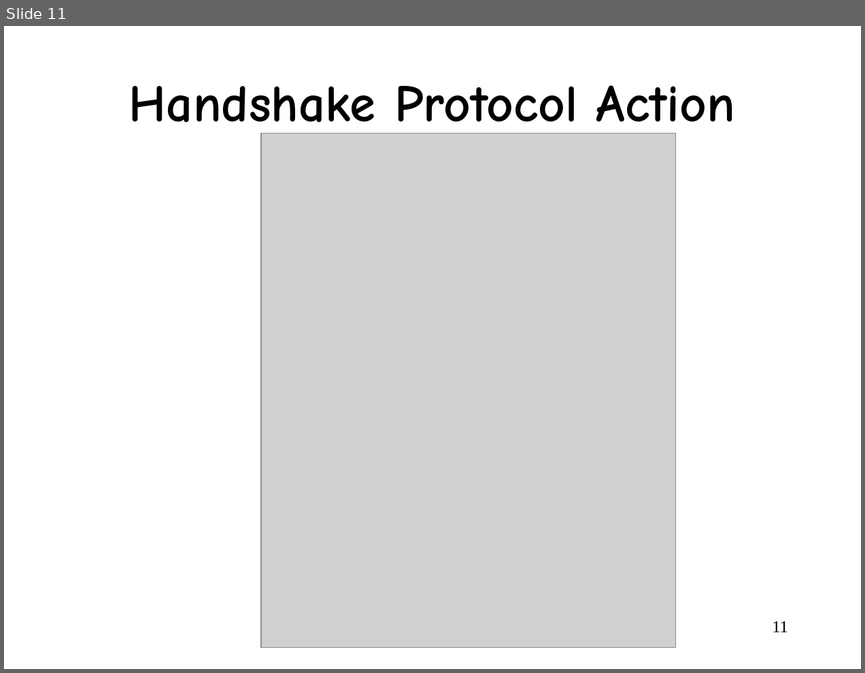
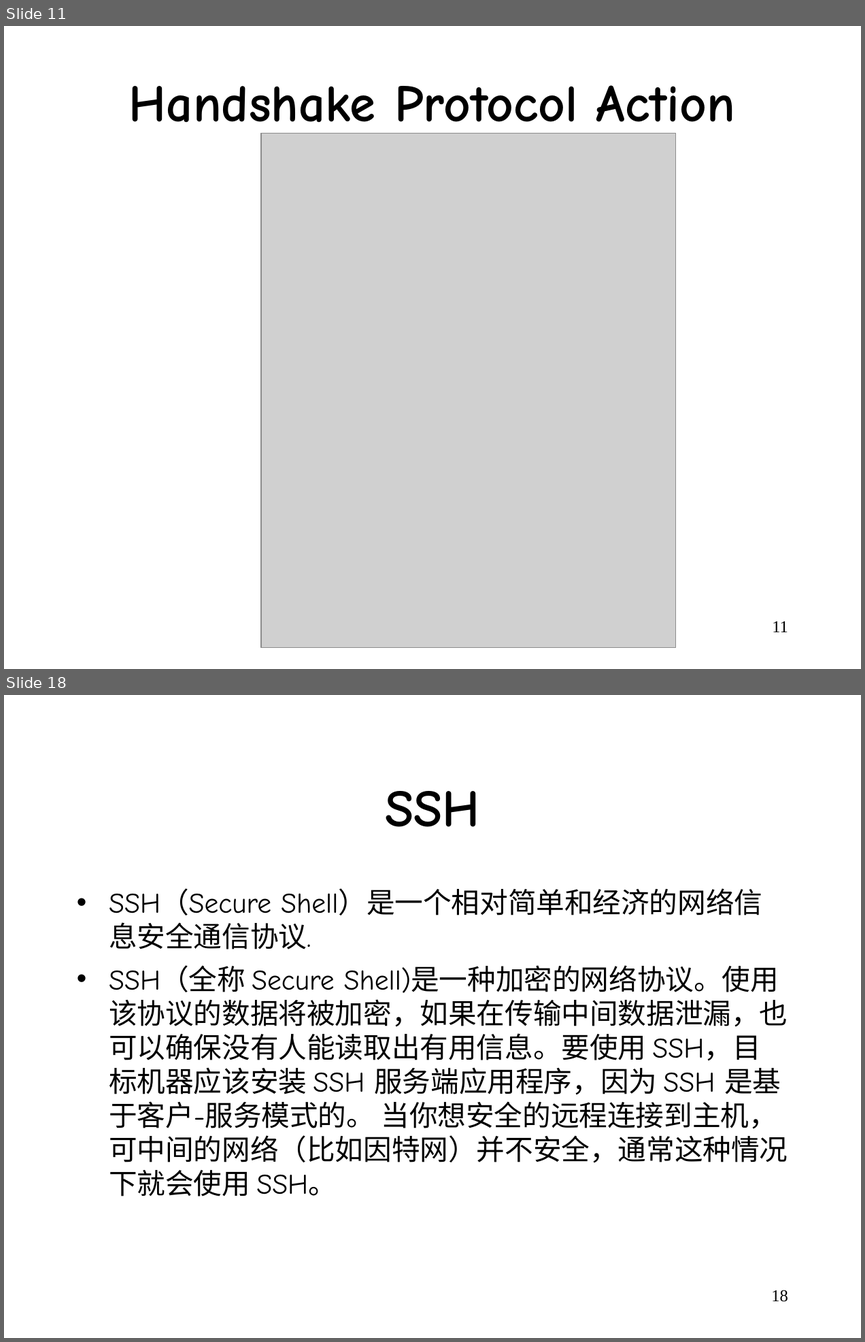
Before and after one commit to wangjin0818/Network_Security, a slide deck: week 08/Chapter 7.ppt. Shown one above the other, each under a label of ours: slide 11 before the commit, slides 11 and 18 after it; the slides between them are not shown. The pictures are 865x673 and 865x1342 pixels, drawn with LibreOffice and Linux fonts; fonts in the diff are those of the drawing; grey boxes stand for pictures. Boxes give left, top, right and bottom in pixels: in the first picture for what was removed or moved away, otherwise in the second. Text is boxed around its words. In the diff, an @@ line names an element or a change of style, - is before the commit and + after.

```diff
--- a/week 08/Chapter 7.ppt
+++ b/week 08/Chapter 7.ppt
@@ slide 18 added at [4,695,861,1338], background #FFFFFF @@
@@ title added at [385,791,479,827], 44 pt, text #000000, bold @@
+SSH
@@ text added at [109,888,787,1196], 23.8 pt, text #000000 @@
+• SSH（Secure Shell）是一个相对简单和经济的网络信息安全通信协议.
+• SSH（全称 Secure Shell)是一种加密的网络协议。使用该协议的数据将被加密，如果在传输中间数据泄漏，也可以确保没有人能读取出有用信息。要使用 SSH，目标机器应该安装 SSH 服务端应用程序，因为 SSH 是基于客户-服务模式的。 当你想安全的远程连接到主机，可中间的网络（比如因特网）并不安全，通常这种情况下就会使用 SSH。
@@ page number added at [771,1289,788,1302], 14 pt, text #000000 @@
+18
```
Also in this commit, not shown: 1 slide changed, 17 other slides added, 10 slides removed.
